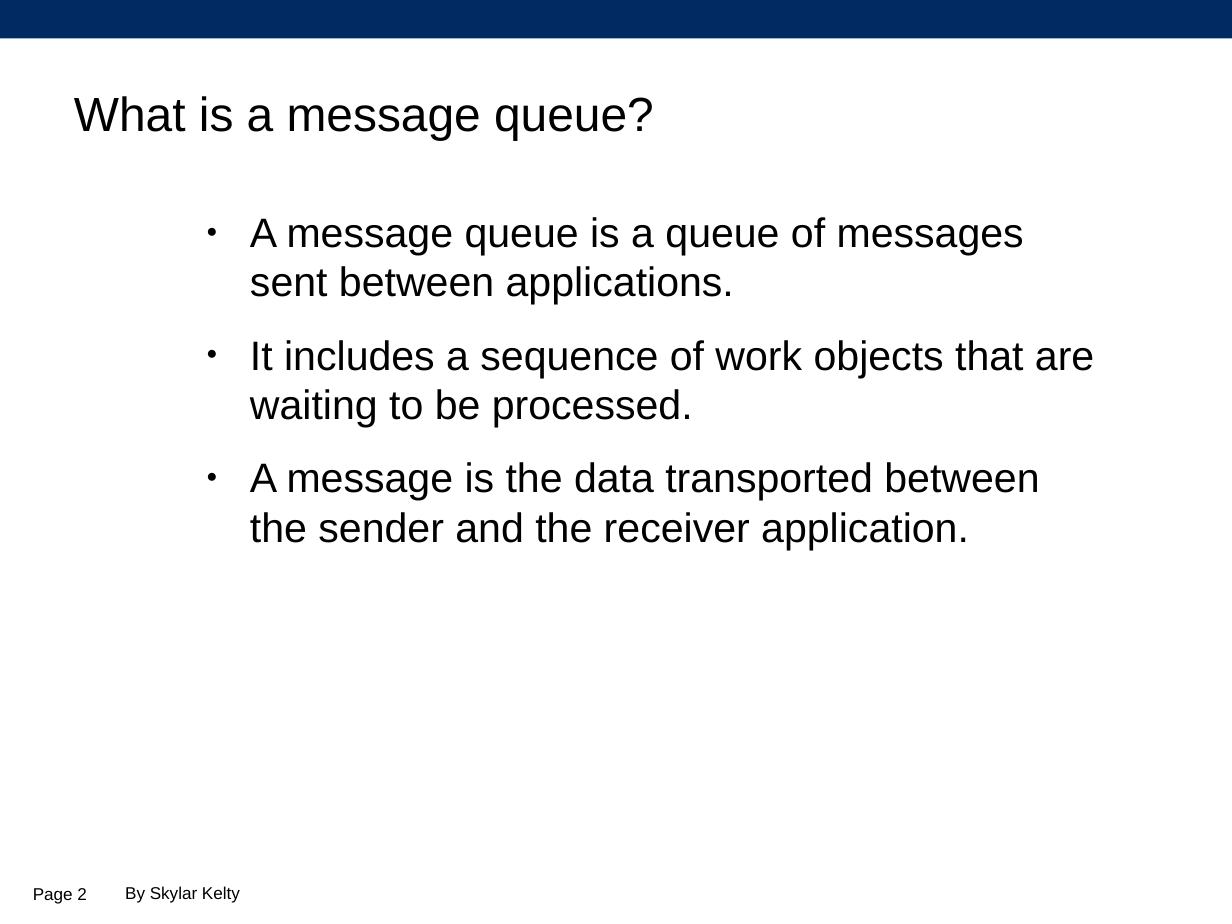
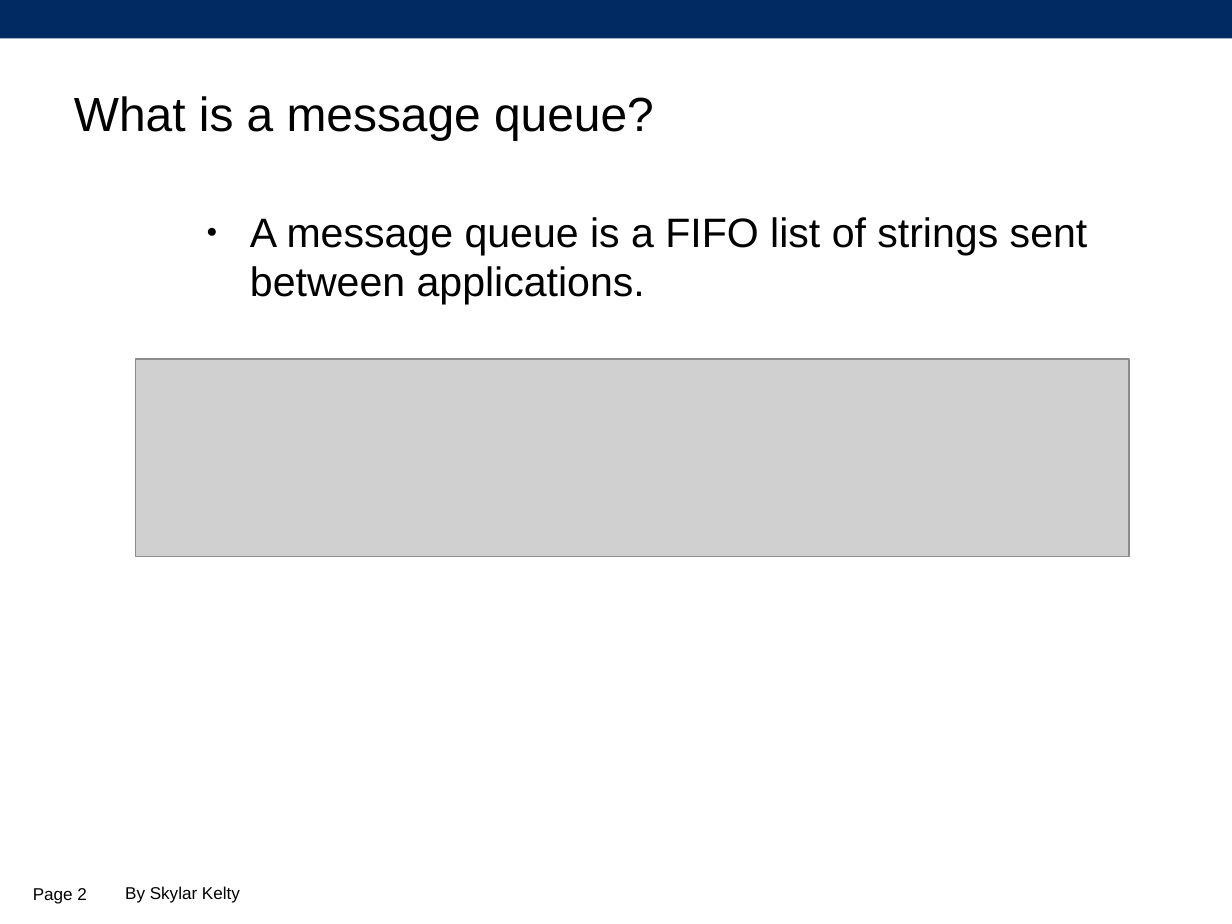
Before and after one commit to SkylarKelty/pheanstalkd-demo, a slide deck: slide 2 of presentation/beanstalkd.odp. Drawn at 1232x924 pixels with LibreOffice and Linux fonts; fonts in the diff are those of the drawing; grey boxes stand for pictures; background and template pictures are left out. Boxes give left, top, right and bottom in pixels: in the first picture for what was removed or moved away, otherwise in the second. Text is boxed around its words. In the diff, an @@ line names an element or a change of style, - is before the commit and + after.

Commit message:
Update presentation

```diff
--- a/presentation/beanstalkd.odp
+++ b/presentation/beanstalkd.odp
@@ text at <box>250,217,1088,304</box>: text changed @@
-● A message queue is a queue of messages sent between applications.
-● It includes a sequence of work objects that are waiting to be processed.
-● A message is the data transported between the sender and the receiver application.
+● A message queue is a FIFO list of strings sent between applications.
@@ picture added at <box>136,359,1129,556</box> @@
```
Also in this commit, not shown: 1 other slide changed, 8 slides added, 1 slide removed.
